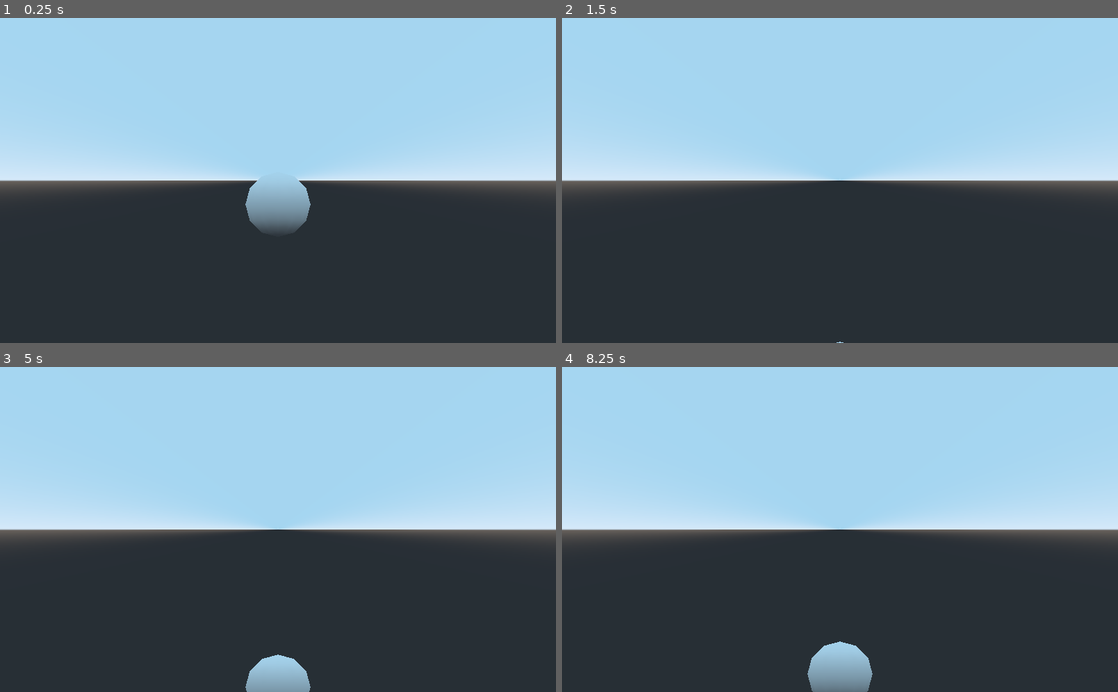
Above: before the commit, frames 1-4 (two rows, left to right).
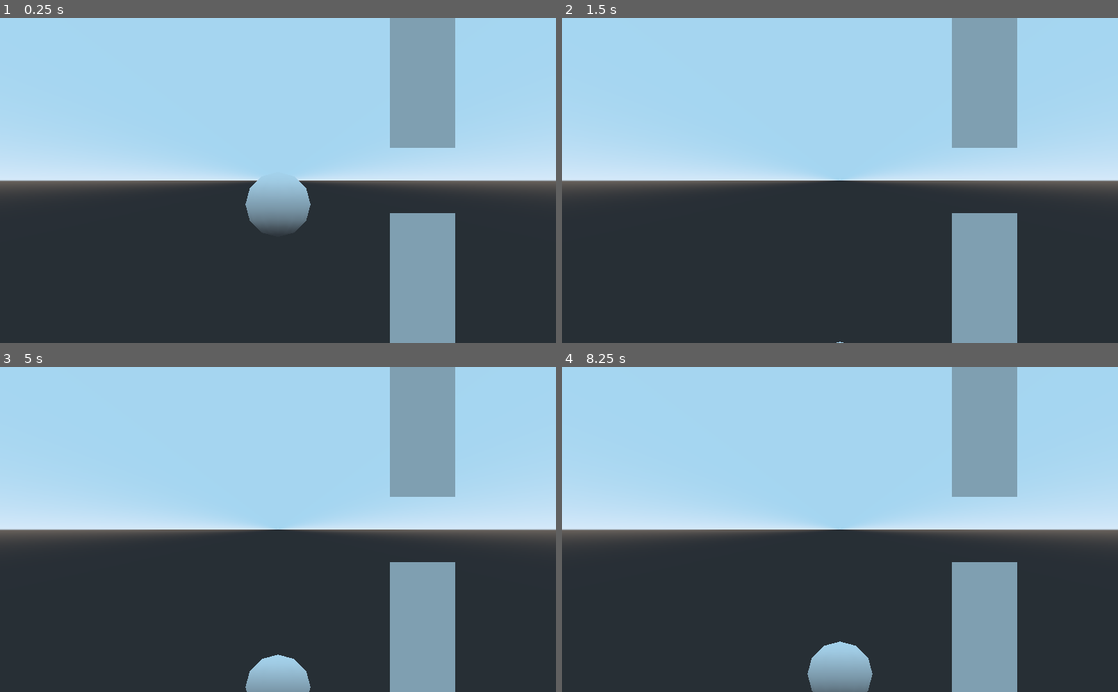
Above: after the commit, the same moments.

Repository: Maximetinu/nomansflappy-godot
Game: Godot game, scene res://scenes/Main.tscn
Two runs of this game, one before a commit and one after it. Both use one fixed random seed, a clock stepped at 60 frames per second and the inputs below.
Inputs:
- Up to frame 1 (0.25 s): no input
- Up to frame 2 (1.5 s): tap Space (jump) at 0.77 s
- Up to frame 3 (5 s): tap Space (jump) at 1.52, 3.02, 3.77, 4.25, 4.52 s; tap Enter at 3.5 s
- Up to frame 4 (8.25 s): tap Enter at 5.75, 7.25 s; tap Space (jump) at 6.02, 6.5, 6.77, 7.52, 8 s

The runs differ from the first frame. In frame 1, 9.4% of the frame differs, in the area x 70-82%, y 0-100%; in frame 2, 9.4%; in frame 3, 9.4%; in frame 4, 9.4%.

Commit message:
Create Obstacle object

Diff:
--- a/scenes/Main.tscn
+++ b/scenes/Main.tscn
@@ -1,8 +1,12 @@
-[gd_scene load_steps=3 format=2]
+[gd_scene load_steps=5 format=2]
 
 [ext_resource path="res://scripts/Player.gd" type="Script" id=1]
+[ext_resource path="res://scripts/Obstacle.gd" type="Script" id=2]
 
 [sub_resource type="SphereShape" id=1]
+
+[sub_resource type="BoxShape" id=2]
+extents = Vector3( 1, 5.00355, 1 )
 
 [node name="Spatial" type="Spatial"]
 
@@ -19,3 +23,31 @@
 
 [node name="CollisionShape" type="CollisionShape" parent="Player"]
 shape = SubResource( 1 )
+
+[node name="Obstacle" type="RigidBody" parent="."]
+transform = Transform( 1, 0, 0, 0, 1, 0, 0, 0, 1, 4.44114, 0, 0 )
+gravity_scale = 0.0
+axis_lock_linear_y = true
+axis_lock_linear_z = true
+axis_lock_angular_x = true
+axis_lock_angular_y = true
+axis_lock_angular_z = true
+script = ExtResource( 2 )
+
+[node name="CSGBox Up" type="CSGBox" parent="Obstacle"]
+transform = Transform( 1, 0, 0, 0, 1, 0, 0, 0, 1, 0, 6, 0 )
+height = 10.0
+
+[node name="CollisionShape Up" type="CollisionShape" parent="Obstacle"]
+transform = Transform( 1, 0, 0, 0, 1, 0, 0, 0, 1, 0, 6, 0 )
+shape = SubResource( 2 )
+
+[node name="CSGBox Down" type="CSGBox" parent="Obstacle"]
+transform = Transform( 1, 0, 0, 0, 1, 0, 0, 0, 1, 0, -6, 0 )
+height = 10.0
+
+[node name="CollisionShape Down" type="CollisionShape" parent="Obstacle"]
+transform = Transform( 1, 0, 0, 0, 1, 0, 0, 0, 1, 0, -6, 0 )
+shape = SubResource( 2 )
+
+[connection signal="body_entered" from="Obstacle" to="Player" method="_on_Obstacle_body_entered"]
--- /dev/null
+++ b/scripts/Obstacle.gd
@@ -0,0 +1,16 @@
+extends RigidBody
+
+
+# Declare member variables here. Examples:
+# var a = 2
+# var b = "text"
+
+
+# Called when the node enters the scene tree for the first time.
+func _ready():
+	pass # Replace with function body.
+
+
+# Called every frame. 'delta' is the elapsed time since the previous frame.
+#func _process(delta):
+#	pass
